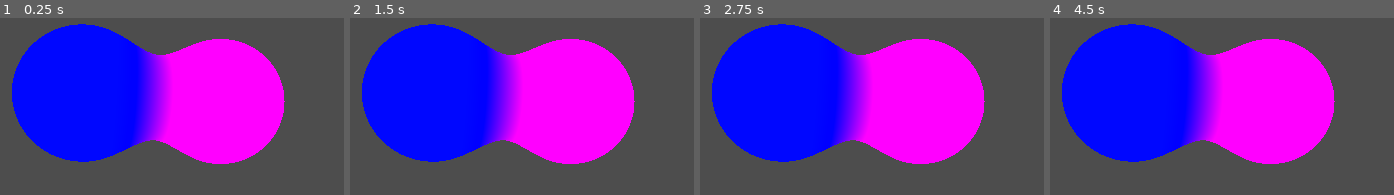
Above: before the commit, frames 1-4 (left to right).
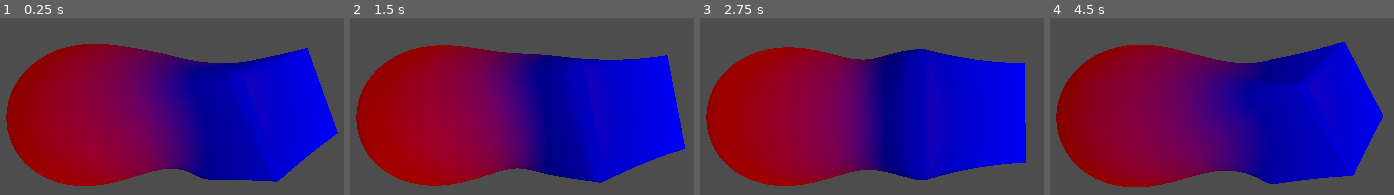
Above: after the commit, the same moments.

Repository: K2mies/Metaball-Raymarching
Game: Godot game, scene res://Scenes/raymarching00.tscn
The game is run twice, just before and just after one commit, with the same random seed, the same clock (stepped at 60 frames per second) and the same inputs. The project has no main scene, so this scene is started directly.
Inputs:
- Up to frame 1 (0.25 s): no input
- Up to frame 2 (1.5 s): no input
- Up to frame 3 (2.75 s): no input
- Up to frame 4 (4.5 s): no input

The runs differ from the first frame. In frame 1, 68% of the frame differs, in the area x 1-99%, y 3-95%; in frame 2, 67%; in frame 3, 67%; in frame 4, 68%, in the area x 1-97%, y 3-96%.

Commit message:
added a cube and cube rotation as well as better color mode which mixed normals with color layer

Diff:
--- a/meta-balls-and-raymarching/Scenes/raymarching00.tscn
+++ b/meta-balls-and-raymarching/Scenes/raymarching00.tscn
@@ -5,9 +5,13 @@
 [sub_resource type="ShaderMaterial" id="ShaderMaterial_4s5va"]
 render_priority = 0
 shader = ExtResource("1_oq3si")
-shader_parameter/sphere_param = PackedVector3Array(-1.05, 0.12, -1.82, 1, 0, -2.22)
-shader_parameter/colors = PackedVector3Array(1.9, -0.13, 1.32, -0.38, 0.05, 1.11)
-shader_parameter/weight = 0.95
+shader_parameter/translate = PackedVector3Array(-0.74, -0.14, -0.24, 0.89, -0.09, 0)
+shader_parameter/colors = PackedVector3Array(-1, -1, 1, 1, -1, -1)
+shader_parameter/cube_rotation_axis = Vector3(0, 1, 1)
+shader_parameter/cube_rotation_amount = 2.29
+shader_parameter/cube_size = 0.37
+shader_parameter/sphere_size = 0.62
+shader_parameter/weight = 1.6099999999999999
 
 [sub_resource type="QuadMesh" id="QuadMesh_imecy"]
 material = SubResource("ShaderMaterial_4s5va")
--- a/meta-balls-and-raymarching/Shaders/raymarching00.gdshader
+++ b/meta-balls-and-raymarching/Shaders/raymarching00.gdshader
@@ -2,21 +2,26 @@
 render_mode unshaded;
 
 // -------------------------------------------------------------------- uniforms
-uniform vec3	sphere_param[2];
+uniform vec3	translate[2];
 uniform vec3	colors[2];
+uniform vec3	cube_rotation_axis = vec3(0.f, 1.f, 0.f);
+uniform float	cube_rotation_amount = 0.f;
+uniform float	cube_size =		1.f;
+uniform float	sphere_size =	1.f;
 uniform float	weight;
 
 // ------------------------------------------------------------------- variables
-const int	MAX_STEPS = 300;
-const float MAX_DISTANCE = 1000.f;
-const float MIN_DISTANCE = 0.001f;
+const int	MAX_STEPS = 		300;
+const float MAX_DISTANCE =		1000.f;
+const float MIN_DISTANCE =		0.001f;
 
 // ----------------------------------------------------------------------- enums
-const int sphere_a = 0;
-const int sphere_b = 1;
-
-const int color_a = 0;
-const int color_b = 1;
+const int sphere_a =	0;
+const int sphere_b =	1;
+const int cube_a =		0;
+const int cube_b =		1;
+const int color_a =		0;
+const int color_b =		1;
 
 // ------------------------------------------------------------------- functions
 float signedDistanceSphere( vec3 p, vec3 centrum, float radius )
@@ -24,6 +29,30 @@
 	return length( centrum - p ) - radius;
 }
 
+float signedDistanceCube( vec3 p, vec3 centre, vec3 size )
+{
+	vec3 offset = abs( p - centre ) - size;
+	// distance from point outside box to edge (0 if inside box)
+	float unsignedDistance = length( max( offset, 0.f ) );
+	// distance from point inside box to edge (0 if outside box)
+	float distanceInsideBox = min(max(offset.x, max(offset.y, offset.z)), 0.0);
+	return unsignedDistance + distanceInsideBox;
+}
+// ------------------------------------------------------- transformation matrix
+vec3 rotate(vec3 v, vec3 axis, float angle)
+{
+	float s =	sin(angle);
+	float c =	cos(angle);
+	float oc =	1.f - c;
+
+	mat3 rot = mat3(
+		vec3(oc * axis.x * axis.x + c,				oc * axis.x * axis.y - axis.z * s,		oc * axis.z * axis.x + axis.y * s),
+		vec3(oc * axis.x * axis.y + axis.z * s, 	oc * axis.y * axis.y + c,           	oc * axis.y * axis.z - axis.x * s),
+		vec3(oc * axis.z * axis.x - axis.y * s, 	oc * axis.y * axis.z + axis.x * s,  	oc * axis.z * axis.z + c)
+	);
+	return rot * v;
+}
+
 //infinite repititions
 vec3 opRep( vec3 p, vec3 c )
 {
@@ -40,9 +69,19 @@
 vec4 get_distance_with_color( vec3 p )
 {
 	//First sphere distance
-	float sphere01 = signedDistanceSphere( p, sphere_param[sphere_a], 1.f );
+	float sphere01 = signedDistanceSphere( p, translate[sphere_a], sphere_size );
 	//Second sphere distance
-	float sphere02 = signedDistanceSphere( p, sphere_param[sphere_b], 1.f );
+	//float sphere02 = signedDistanceSphere( p, translate[sphere_b], 1.f );
+
+	// 1. Localize p to the cube's center and add translation
+	vec3 local_p = p - translate[cube_b];
+
+	// We rotate around axies based on TIME
+	local_p = rotate(local_p, normalize(cube_rotation_axis), cube_rotation_amount * TIME);
+
+	//float sphere02 = signedDistanceCube(p, translate[cube_b], vec3(1.f));
+	float sphere02 = signedDistanceCube(local_p, vec3(0.f), vec3(cube_size, cube_size, cube_size));
+
 
 	// Calculate the blend factor 'h' (identical logic to smooth_min)
 	float h = clamp( 0.5 + 0.5 * ( sphere01 - sphere02 ) / weight, 0.0, 1.0 );
@@ -58,11 +97,11 @@
 {
 	//First sphere distance
 	//float sphere01 = signedDistanceSphere(p, vec3(-1.5f, 0.f, -3.f), 1.f);
-	//float sphere01 = signedDistanceSphere(p, sphere_param[sphere_a], 1.f);
+	//float sphere01 = signedDistanceSphere(p, translate[sphere_a], 1.f);
 
 	//Second sphere distance
 	//float sphere02 = signedDistanceSphere(p, vec3(1.5f, 0.f, -3.f), 1.f);
-	//float sphere02 = signedDistanceSphere(p, sphere_param[sphere_b], 1.f);
+	//float sphere02 = signedDistanceSphere(p, translate[sphere_b], 1.f);
 
 	// Combine them: the renderer will hit whichever surface is closer
 	//return smooth_min(sphere01, sphere02, weight);
@@ -112,7 +151,7 @@
 //}
 
 // ---------------------------------------------------------- colored meta balls
-vec4 raymarch( vec3 ray_origin, vec3 ray_dir )
+vec4 raymarch_color( vec3 ray_origin, vec3 ray_dir )
 {
 	float	t = 0.f;
 	vec3	p = ray_origin;
@@ -126,11 +165,14 @@
 
 		if( abs( d ) < MIN_DISTANCE )
 		{
-			//vec3 normal = get_normal( p ) * .5f + .5f;
+			//here we mix the color channel with the normals for effect
+			vec3 normal = get_normal( p ) * .5f + .5f;
+			vec4 normal4 = vec4(normal, 1.f);
+			vec4 col4 =		vec4(col, 1.f);
+			return mix(normal4, col4, .5f);
 			//return vec4( normal, 1.f );
-			return vec4(col, 1.f);
+			//return vec4(col, 1.f);
 		}
-
 		if( t > MAX_DISTANCE )
 			break;
 
@@ -158,7 +200,11 @@
 	vec3 ray_origin = 		INV_VIEW_MATRIX[3].xyz;
 	vec3 ray_direction = 	normalize( ray_end - ray_origin );
 
-	vec4 col = raymarch( ray_origin, ray_direction );
+	//vec4 col_a = raymarch( ray_origin, ray_direction );
+	//vec4 col_b = raymarch_color( ray_origin, ray_direction );
+
+	//vec4 col = mix(col_a, col_b, .5f);
+	vec4 col = raymarch_color(ray_origin, ray_direction);
 
 	ALPHA =		col.a;
 	ALBEDO =	col.rgb;
